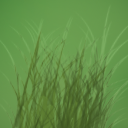
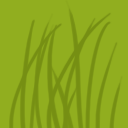
Layered file, before and after one edit (128×128). Changes by layer:
added group "Group 1" with 3 layers above "Layer 1" over left=0, top=0, right=128, bottom=128
added layer "Layer 3" in group "Group 1" over left=9, top=0, right=124, bottom=128
added layer "Layer 2" in group "Group 1" over left=0, top=0, right=128, bottom=128
added layer "Layer 1" above "Background" over left=0, top=0, right=128, bottom=128
added layer "Background" over left=0, top=0, right=128, bottom=128
